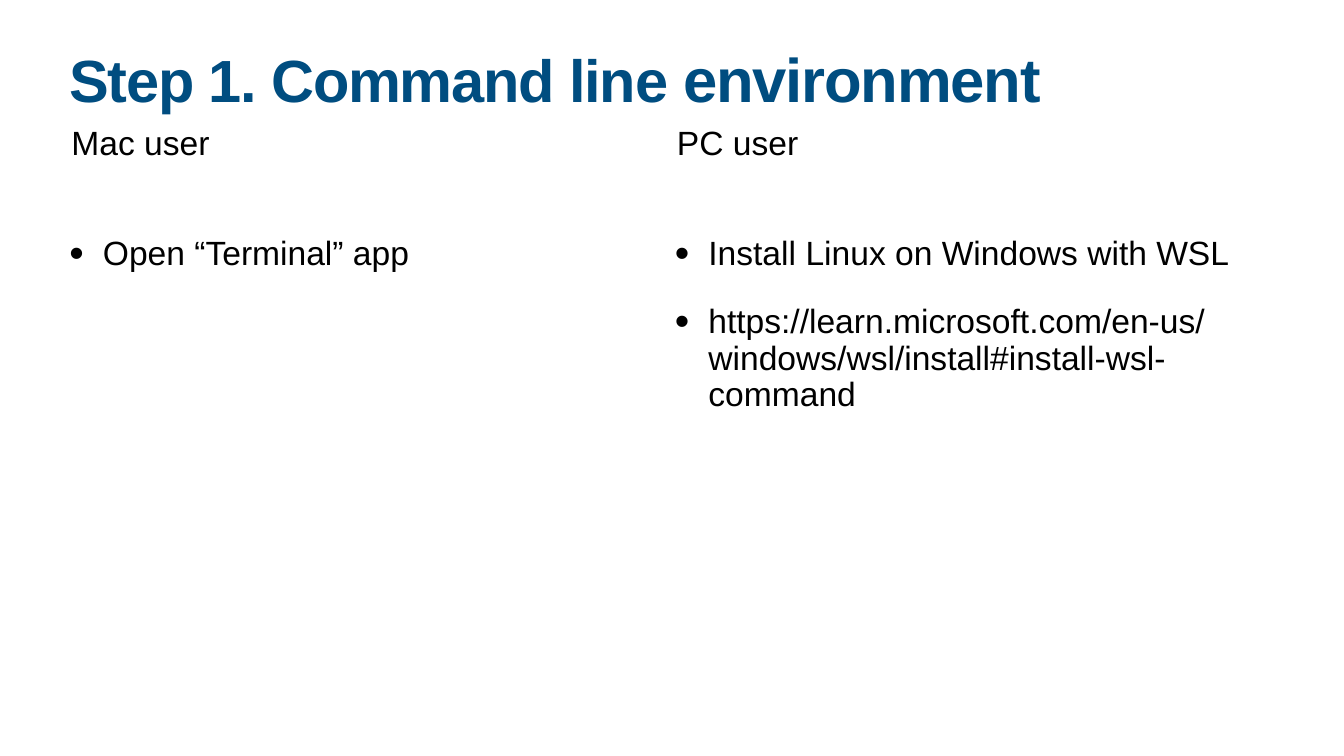
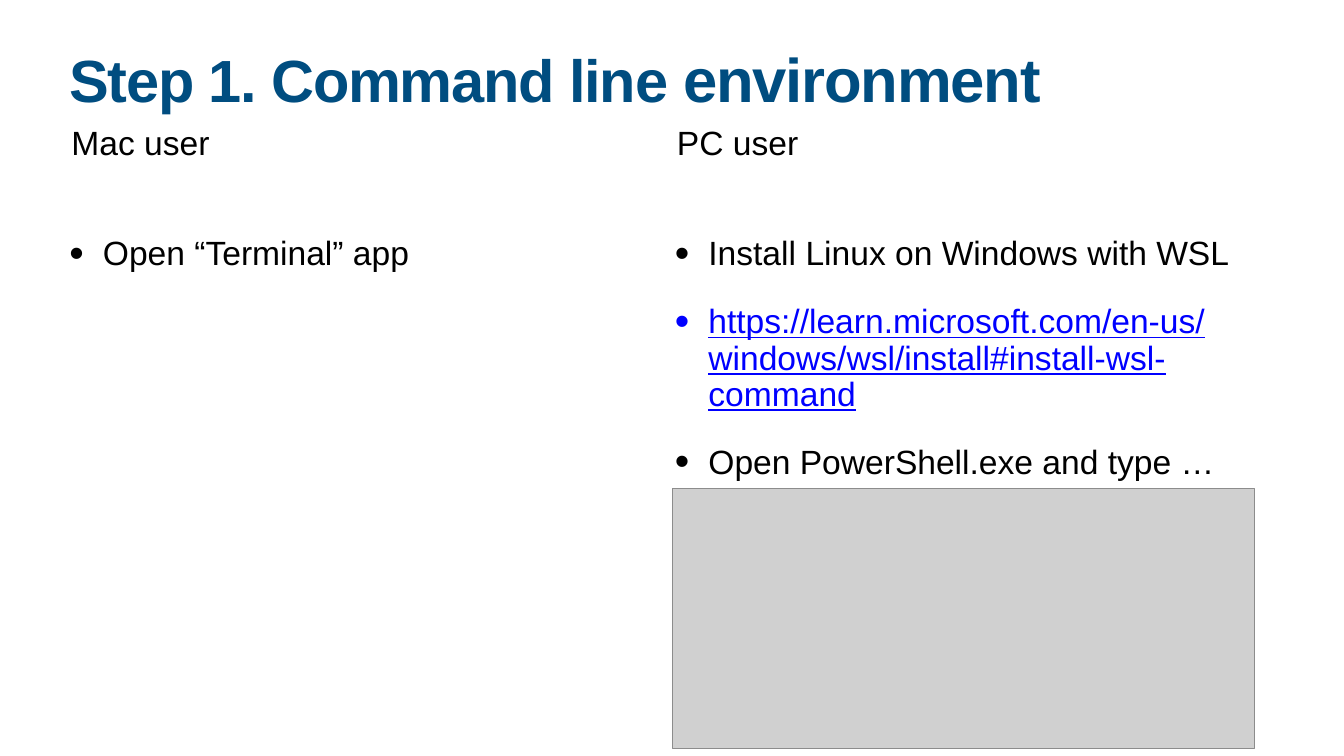
Before and after one commit to yngong/2024-UWARN-TW-Workshop, a slide deck: slide 11 of day1/20240425_Intro.pptx. Drawn at 1344x756 pixels with LibreOffice and Linux fonts; fonts in the diff are those of the drawing; grey boxes stand for pictures. Boxes give left, top, right and bottom in pixels: in the first picture for what was removed or moved away, otherwise in the second. Text is boxed around its words. In the diff, an @@ line names an element or a change of style, - is before the commit and + after.

```diff
--- a/day1/20240425_Intro.pptx
+++ b/day1/20240425_Intro.pptx
@@ text at <box>708,308,1204,411</box>: text colour #000000 to #0000FF, underline on in "https://learn.microsoft.com/en-us/windows/wsl/install#instal ..." @@
@@ text at <box>708,449,1171,480</box>: paragraph added @@
+• Open PowerShell.exe and type …
@@ picture added at <box>672,488,1254,748</box> @@
```
Also in this commit, not shown: 3 other slides changed, 3 slides added, 1 other file.
